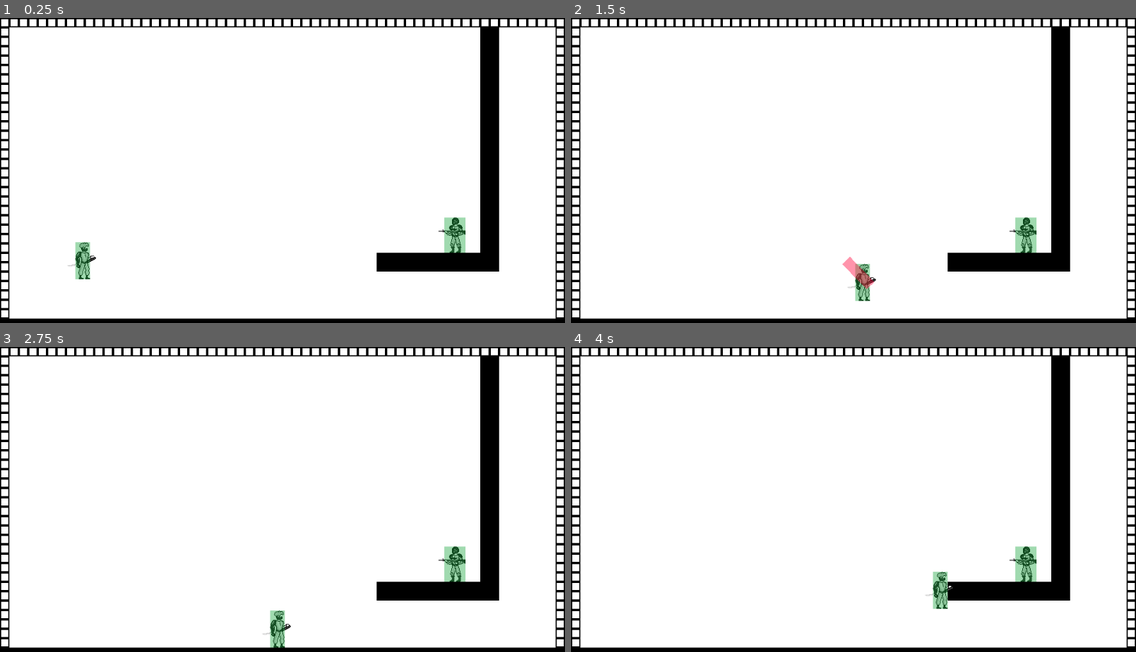
Above: before the commit, frames 1-4 (two rows, left to right).
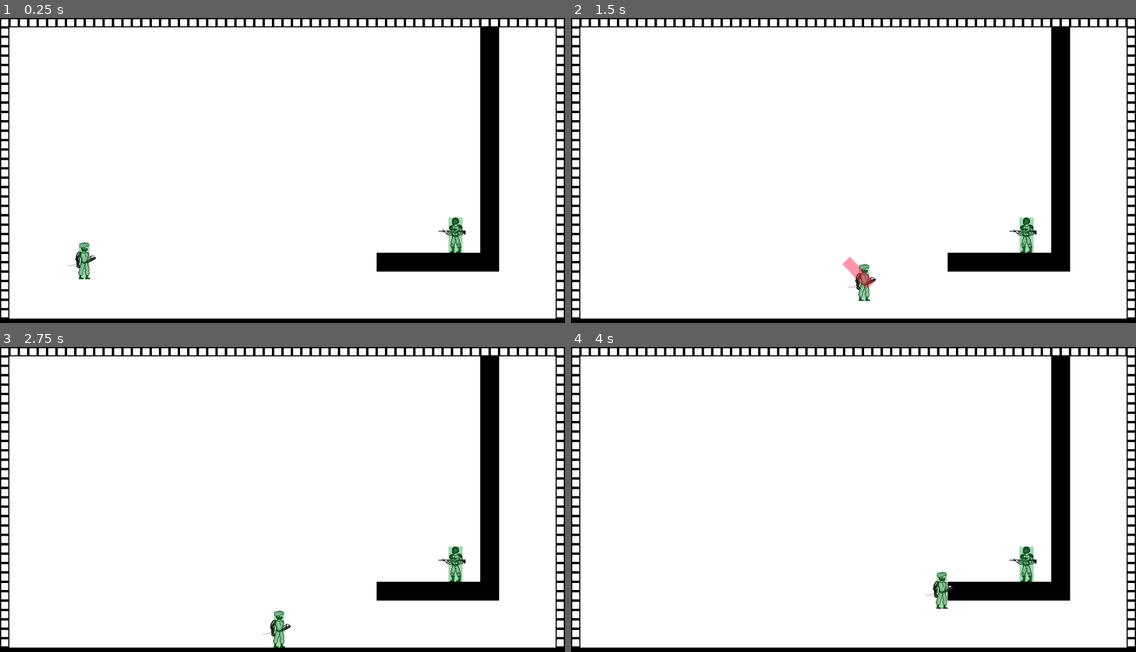
Above: after the commit, the same moments.

Repository: Dkoplik/Paint-it-Black
Game: Godot game, scene res://test_level.tscn
Two runs of this game, one before a commit and one after it. Both use one fixed random seed, a clock stepped at 60 frames per second and the inputs below. This scene is started directly instead of the project's main scene.
Inputs (mouse positions are in pixels of both pictures, inside the frame that each line leads up to):
- Up to frame 1 (0.25 s): no input
- Up to frame 2 (1.5 s): move the mouse to (977, 161) at 0.52 s; press the mouse at (977, 161) at 0.53 s; hold D (move_right) from 0.53 s (still down); tap Space (jump) at 0.77 s; move the mouse to (740, 191) at 1.27 s; release the mouse at (740, 191) at 1.28 s; click (740, 191) at 1.35 s
- Up to frame 3 (2.75 s): tap Space (jump) at 1.52 s; move the mouse to (339, 435) at 2.02 s; release D (move_right) at 2.03 s; press the mouse at (339, 435) at 2.03 s; hold A (move_left) from 2.03 s (still down)
- Up to frame 4 (4 s): move the mouse to (825, 569) at 2.77 s; release A (move_left) at 2.78 s; release the mouse at (825, 569) at 2.78 s; hold D (move_right) from 2.78 s (still down); click (825, 569) at 2.85 s; tap Space (jump) at 3.02, 3.77 s; move the mouse to (1023, 554) at 3.52 s; press the mouse at (1023, 554) at 3.53 s

The runs differ from the first frame. In frame 1, 0.3% of the frame differs, in the area x 13-83%, y 65-86%; in frame 2, 0.3%; in frame 3, 0.3%; in frame 4, 0.3%.

Commit message:
Подправил отображение коллизий

Diff:
--- a/Paint-it-Black/dummy.tscn
+++ b/Paint-it-Black/dummy.tscn
@@ -38,11 +38,11 @@
 debug_color = Color(0.0509804, 0.631373, 0.203922, 0.392157)
 
 [node name="ColorRect" type="ColorRect" parent="PlayerHurtBox/HurtBoxShape"]
-offset_left = -19.0
+offset_left = -12.0
 offset_top = -30.0
-offset_right = 21.0
+offset_right = 28.0
 offset_bottom = 7.5
-scale = Vector2(0.894111, 1.59519)
+scale = Vector2(0.604861, 1.60393)
 color = Color(0.0509804, 0.631373, 0.203922, 0.392157)
 
 [node name="PhysicsShape" type="CollisionShape2D" parent="."]
--- a/Paint-it-Black/player/player.tscn
+++ b/Paint-it-Black/player/player.tscn
@@ -130,10 +130,11 @@
 debug_color = Color(0.0509804, 0.631373, 0.203922, 0.392157)
 
 [node name="ColorRect" type="ColorRect" parent="HurtBox/HurtBoxShape"]
-offset_left = -15.0
-offset_top = -32.0
-offset_right = 10.0
-offset_bottom = 31.0
+offset_left = -9.0
+offset_top = -31.0
+offset_right = 16.0
+offset_bottom = 32.0
+scale = Vector2(0.727055, 0.986933)
 color = Color(0.0509804, 0.631373, 0.203922, 0.392157)
 
 [node name="PhysicsShape" type="CollisionShape2D" parent="."]
